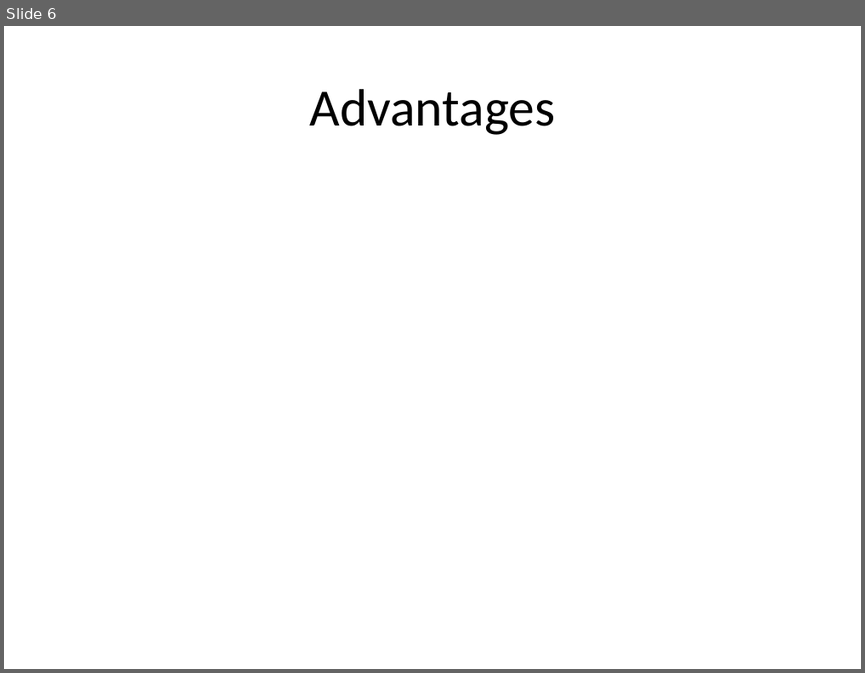
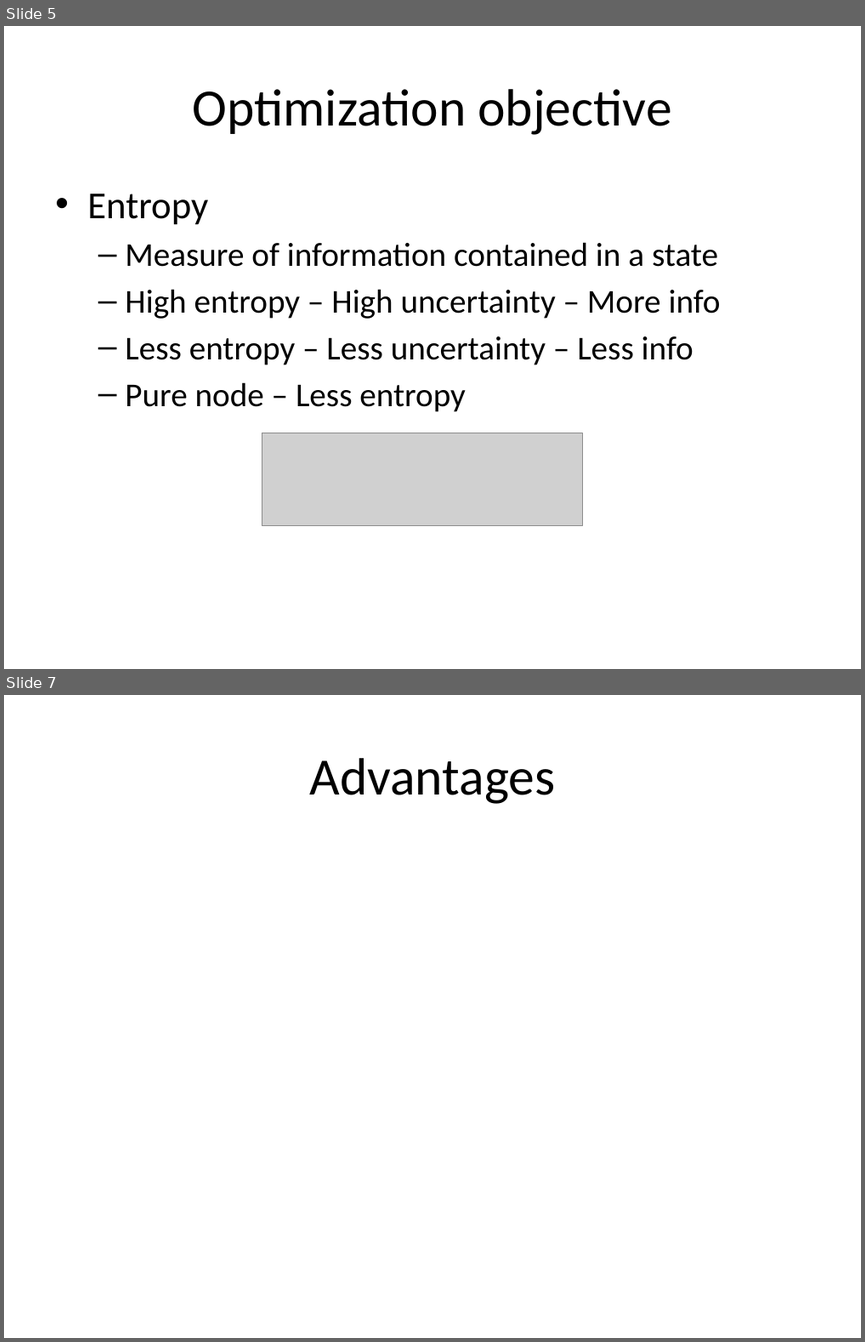
Before and after one commit to look4pritam/ArtificialIntelligence, a slide deck: MachineLearning/DecisionTree.pptx. Shown one above the other, each under a label of ours: slide 6 before the commit, slides 5 and 7 after it; the slides between them are not shown. The pictures are 865x673 and 865x1342 pixels, drawn with LibreOffice and Linux fonts; fonts in the diff are those of the drawing; grey boxes stand for pictures. Boxes give left, top, right and bottom in pixels: in the first picture for what was removed or moved away, otherwise in the second. Text is boxed around its words. In the diff, an @@ line names an element or a change of style, - is before the commit and + after.

```diff
--- a/MachineLearning/DecisionTree.pptx
+++ b/MachineLearning/DecisionTree.pptx
@@ slide 5 added at box(4, 26, 861, 669), background #FFFFFF @@
@@ title added at box(193, 89, 671, 135), 44 pt, text #000000 @@
+Optimization objective
@@ text added at box(87, 193, 721, 412), 28 pt, text #000000 @@
+• Entropy
+  – Measure of information contained in a state
+  – High entropy – High uncertainty – More info
+  – Less entropy – Less uncertainty – Less info
+  – Pure node – Less entropy
@@ picture added at box(262, 433, 582, 526) @@
@@ what was slide 6 is now slide 7 @@
```
Also in this commit, not shown: 1 slide changed.
